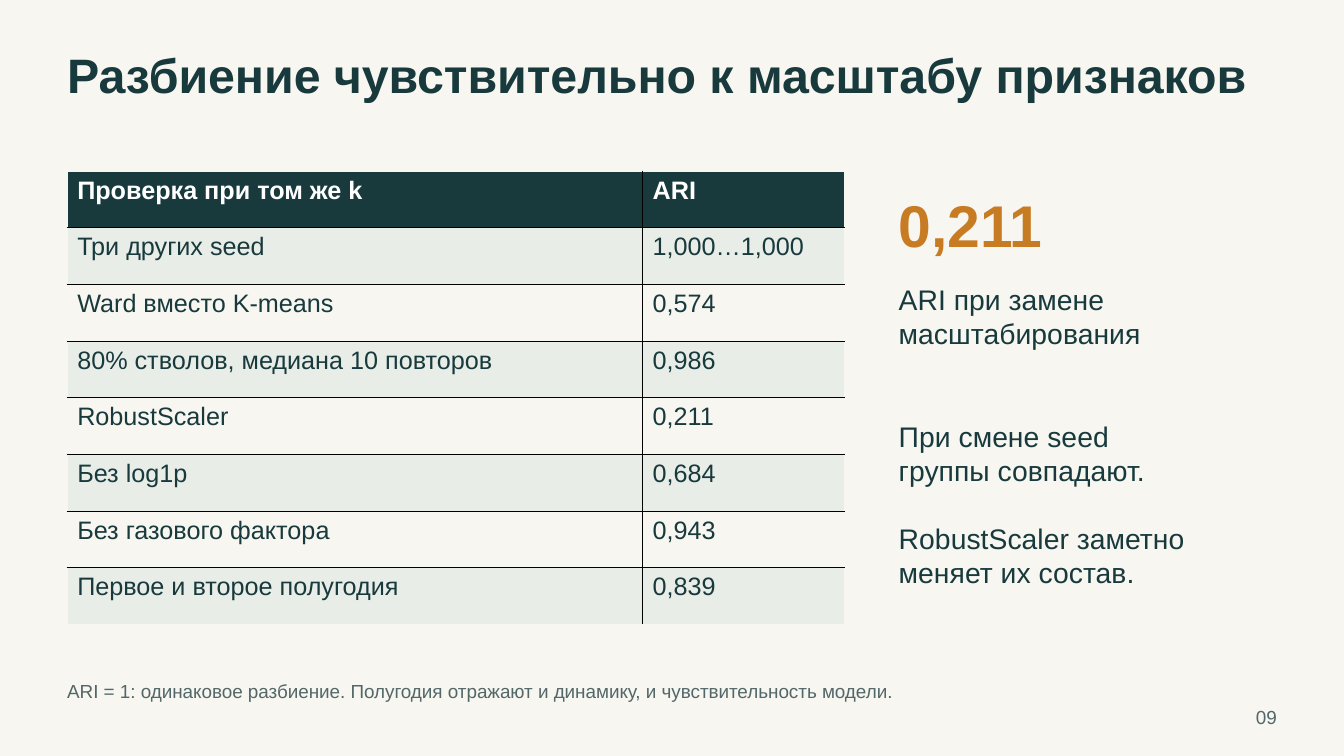
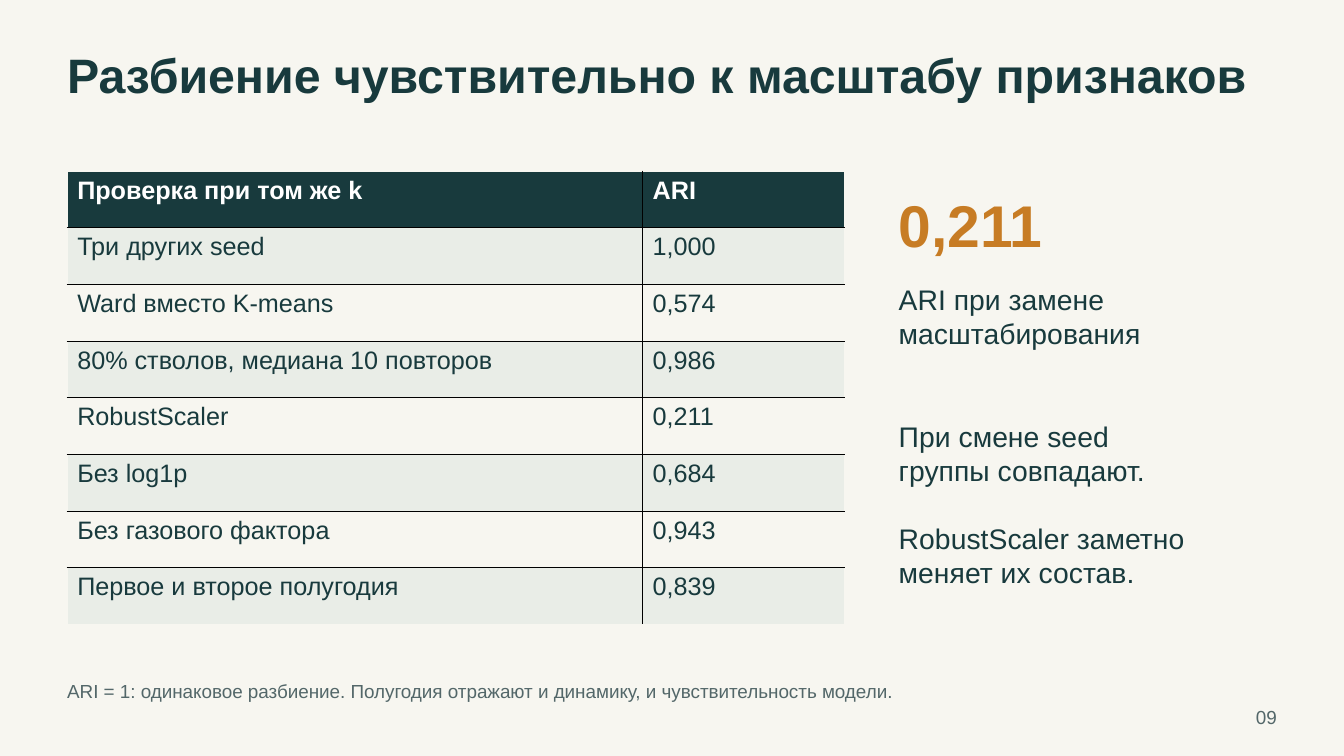
Before and after one commit to dmitriyjob/Neftegaz_practice, a slide deck: slide 9 of presentation.pptx. Drawn at 1344x756 pixels with LibreOffice and Linux fonts; fonts in the diff are those of the drawing. Boxes give left, top, right and bottom in pixels: in the first picture for what was removed or moved away, otherwise in the second. Text is boxed around its words. In the diff, an @@ line names an element or a change of style, - is before the commit and + after.

```diff
--- a/presentation.pptx
+++ b/presentation.pptx
@@ table at <box>68,171,845,625</box> @@
-row 2, column 2: 1,000…1,000
+row 2, column 2: 1,000
```
Also in this commit, not shown: 3 other slides changed, 15 other files.
